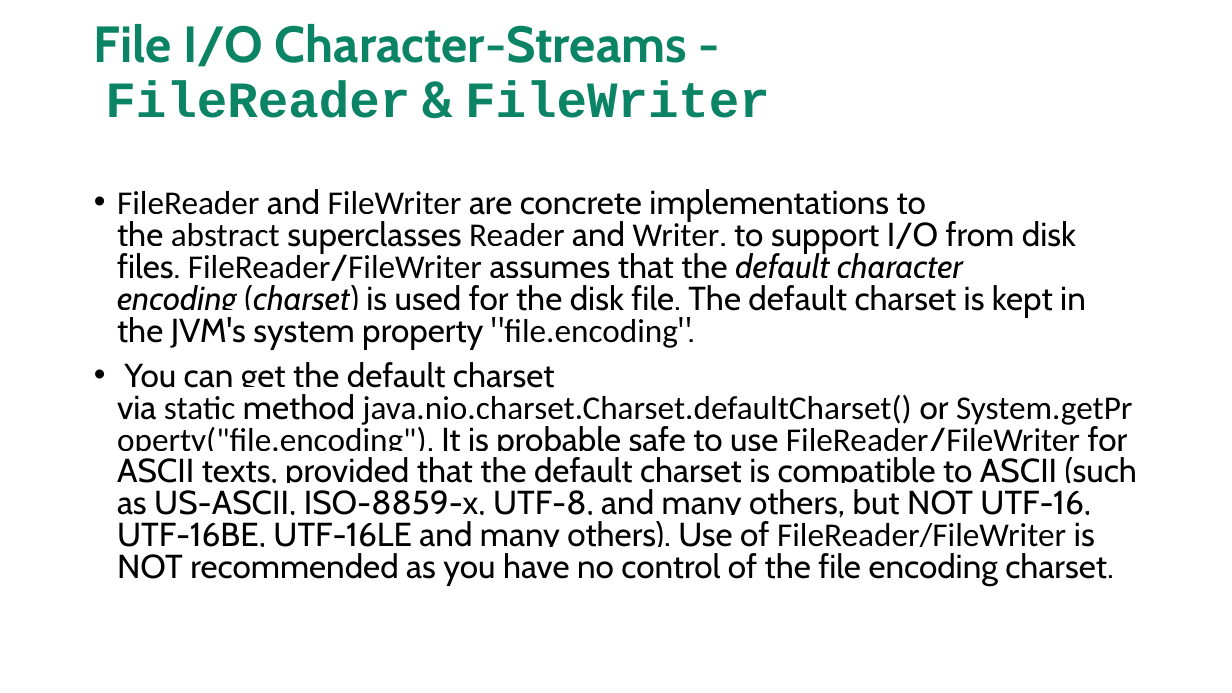
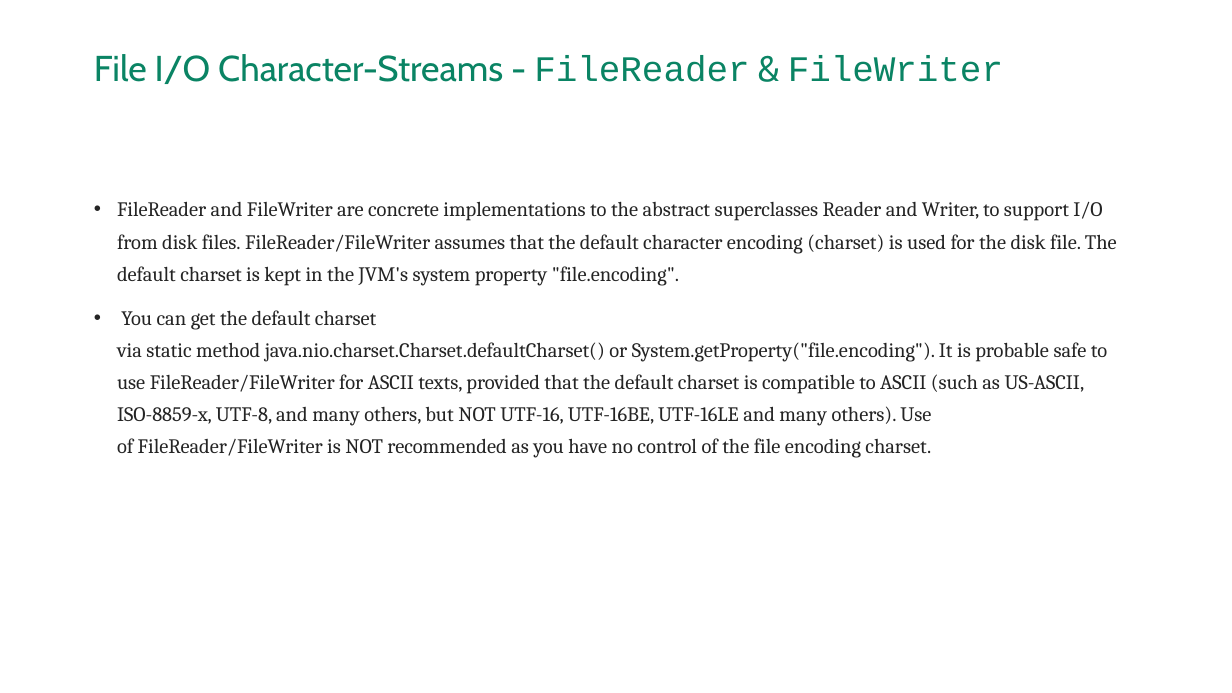
Before and after one commit to maddireddy/Core-Java, a slide deck: slide 176 of Notes/Core_Java.pptx (slide 175 before the commit). Drawn at 1232x693 pixels with LibreOffice and Linux fonts; fonts in the diff are those of the drawing. Boxes give left, top, right and bottom in pixels: in the first picture for what was removed or moved away, otherwise in the second. Text is boxed around its words. In the diff, an @@ line names an element or a change of style, - is before the commit and + after.

```diff
--- a/Notes/Core_Java.pptx
+++ b/Notes/Core_Java.pptx
@@ title "File I/O Character-Streams - FileReader ..." at <box>94,54,1003,84</box>: size 39.6 to 28 pt, bold off @@
@@ text "FileReader and FileWriter are concrete ..." at <box>117,201,1117,458</box>: size 25.9 to 16 pt, text colour #000000 to #242424; font Calibri to Cambria in "FileReader FileWriter abstract Reader Writer, FileReader/Fil ...", "static java.nio.charset.Charset.defaultCharset() System.getP ..."; font Cabin to Cambria, highlight #FFFFFF to none in "and are concrete implementations to the superclasses ...", "You can get the default charset via ..."; italic off in "default character encoding (charset)"; list level 1 to 2 in "FileReader and FileWriter are concrete ..."; line spacing 0.8 to 1.3; list level 1 to 2 in "You can get the default ..." @@
```
Also in this commit, not shown: 16 other slides changed, 2 slides added.
